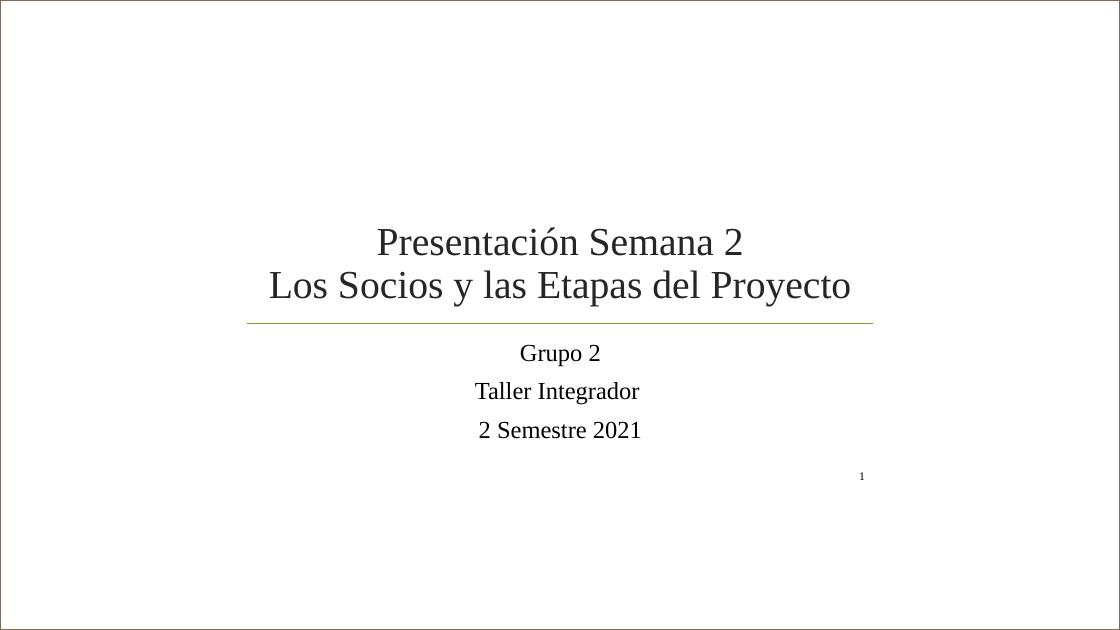
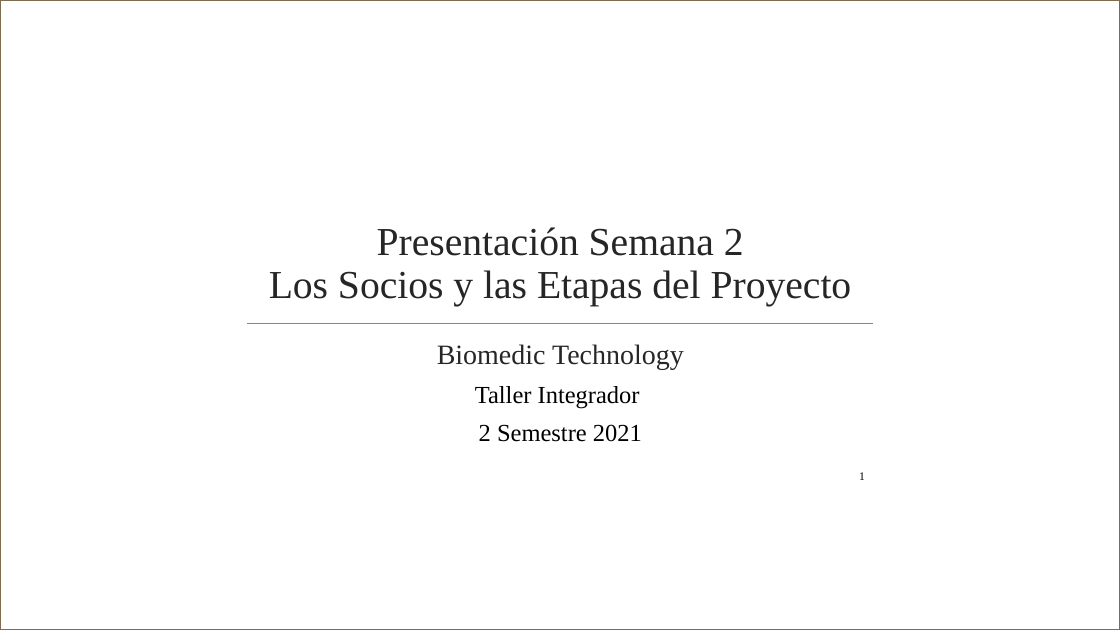
Before and after one commit to Angeloib98/BIATRONIC, a slide deck: slide 1 of Presentación Semana 2.pptx. Drawn at 1120x630 pixels with LibreOffice and Linux fonts; fonts in the diff are those of the drawing; background and template pictures are left out. Boxes give left, top, right and bottom in pixels: in the first picture for what was removed or moved away, otherwise in the second. Text is boxed around its words. In the diff, an @@ line names an element or a change of style, - is before the commit and + after.

```diff
--- a/Presentación Semana 2.pptx
+++ b/Presentación Semana 2.pptx
@@ subtitle at [437, 344, 684, 369]: text changed; size 21 to 24 pt; text colour #000000 to #262626 @@
-Grupo 2
+Biomedic Technology
```
Also in this commit, not shown: 5 other slides changed, 6 slides added, 2 slides removed.
